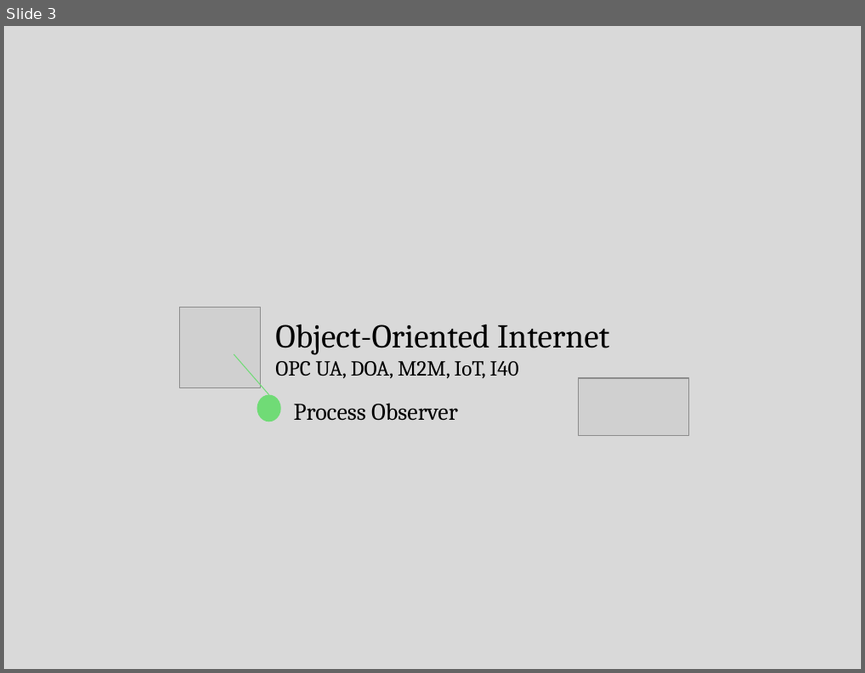
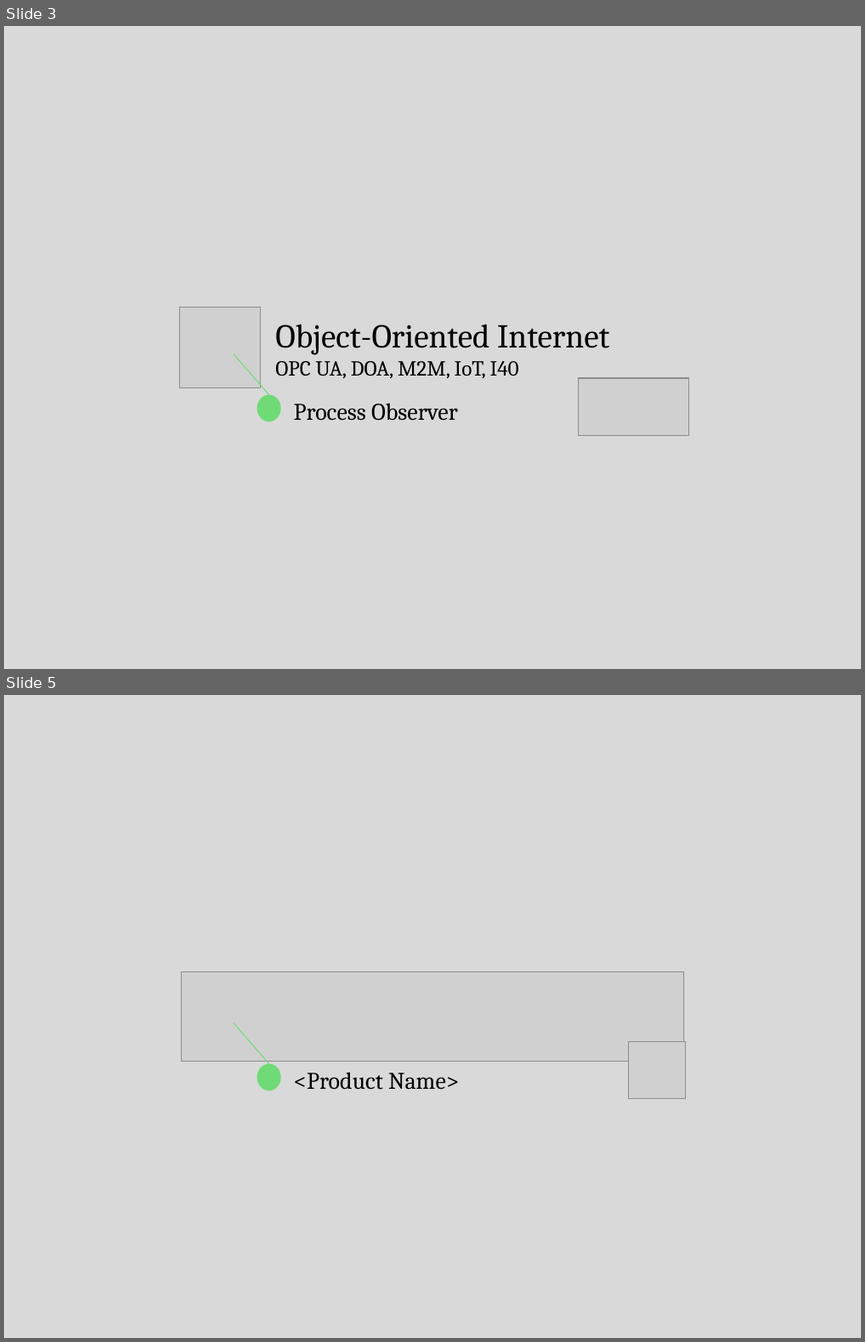
Before and after one commit to mpostol/OPC-UA-OOI, a slide deck: CommonResources/Media/Figures.pptx. Shown one above the other, each under a label of ours: slide 3 before the commit, slides 3 and 5 after it; the slides between them are not shown. The pictures are 865x673 and 865x1342 pixels, drawn with LibreOffice and Linux fonts; fonts in the diff are those of the drawing; grey boxes stand for pictures. Boxes give left, top, right and bottom in pixels: in the first picture for what was removed or moved away, otherwise in the second. Text is boxed around its words. In the diff, an @@ line names an element or a change of style, - is before the commit and + after.

```diff
--- a/CommonResources/Media/Figures.pptx
+++ b/CommonResources/Media/Figures.pptx
@@ slide 5 added at <box>4,695,861,1338</box>, background #D9D9D9 @@
@@ picture added at <box>182,972,682,1061</box> @@
@@ line added from (234, 1023) to (268, 1063), #70DB76 0.75 pt @@
@@ picture added at <box>628,1041,685,1099</box> @@
@@ ellipse added at <box>256,1063,281,1090</box>, fill #70DB76 @@
@@ text added at <box>294,1072,459,1089</box>, 20 pt, text #000000 @@
+<Product Name>
```
Also in this commit, not shown: 1 slide changed, 1 other slide added, 1 slide removed.
